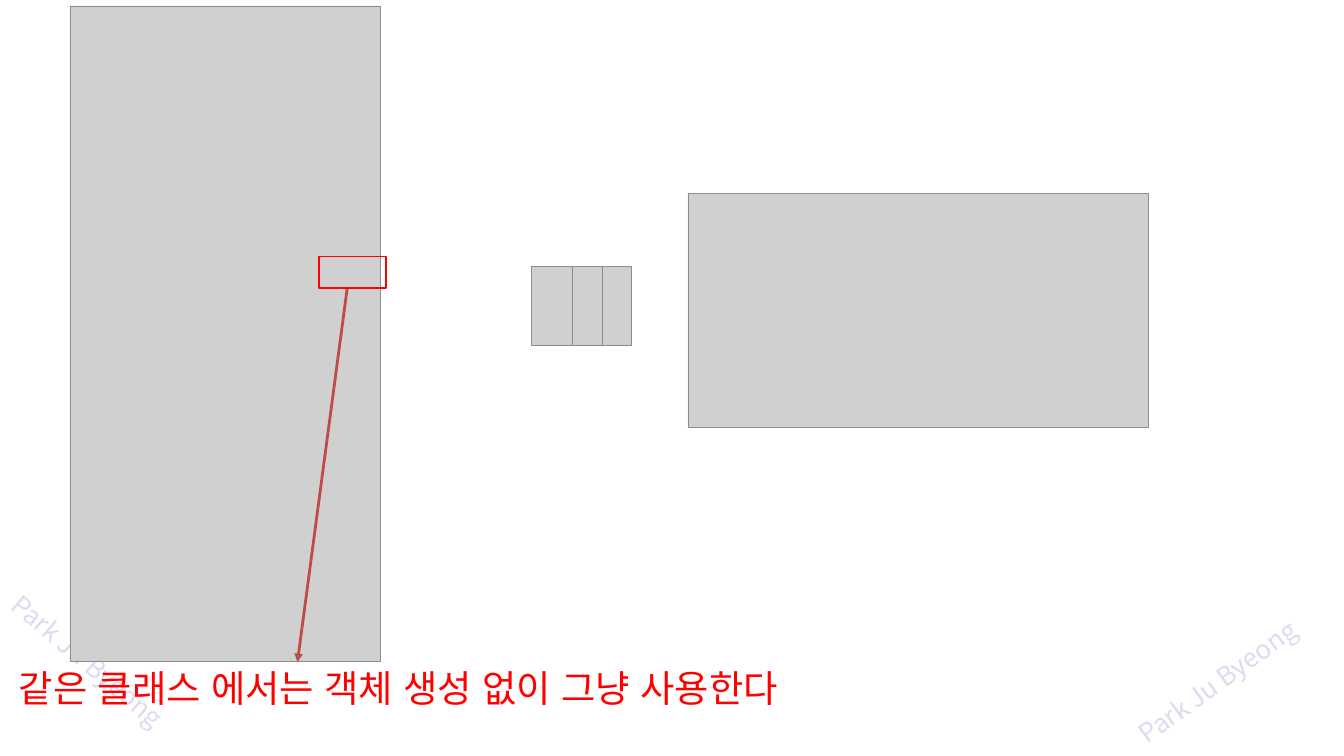
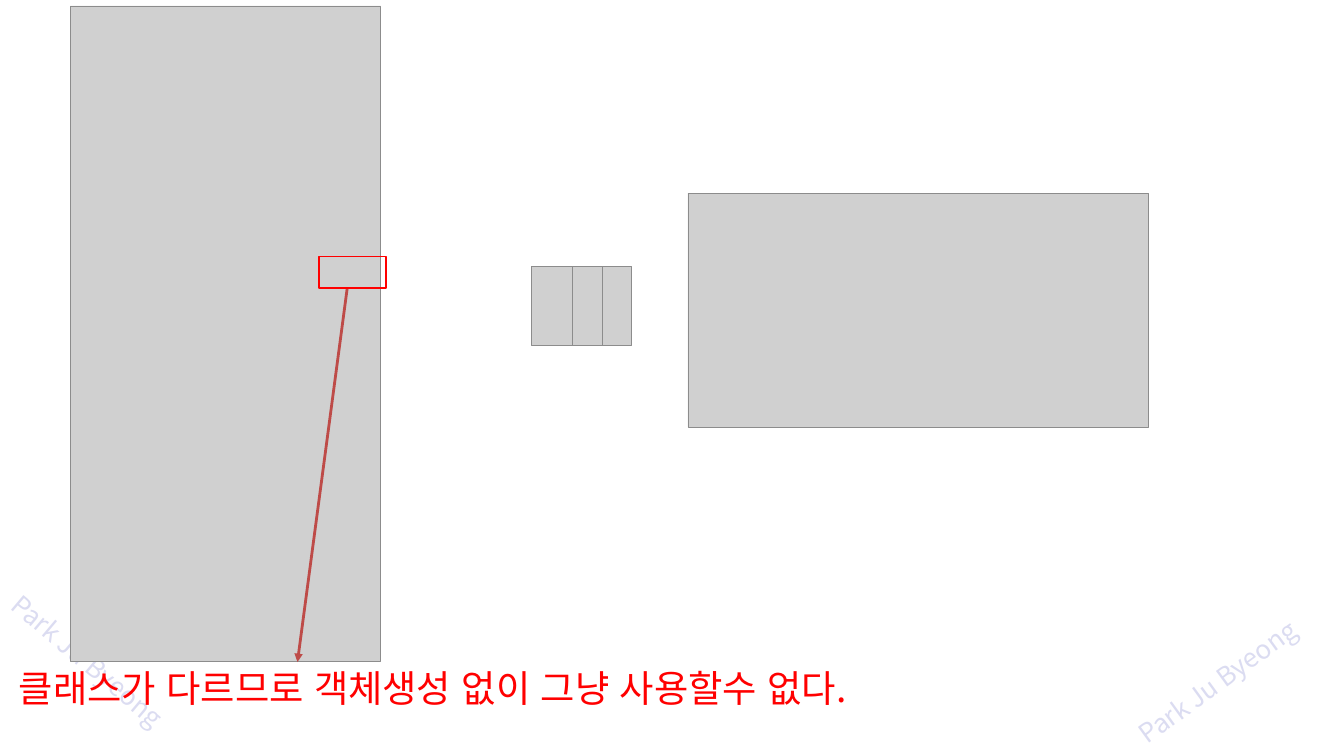
Before and after one commit to zest132/JavaLecture, a slide deck: slide 34 of JavaLecture/LectureFile/java 6강 객체지향.pptx (slide 33 before the commit). Drawn at 1344x756 pixels with LibreOffice and Linux fonts; fonts in the diff are those of the drawing; grey boxes stand for pictures. Boxes give left, top, right and bottom in pixels: in the first picture for what was removed or moved away, otherwise in the second. Text is boxed around its words. In the diff, an @@ line names an element or a change of style, - is before the commit and + after.

```diff
--- a/JavaLecture/LectureFile/java 6강 객체지향.pptx
+++ b/JavaLecture/LectureFile/java 6강 객체지향.pptx
@@ text at (166, 670, 846, 705): text changed @@
-같은 클래스 에서는 객체 생성 없이 그냥 사용한다
+클래스가 다르므로 객체생성 없이 그냥 사용할수 없다.
```
Also in this commit, not shown: 18 other slides changed, 4 slides added, 2 slides removed, 5 other files.
